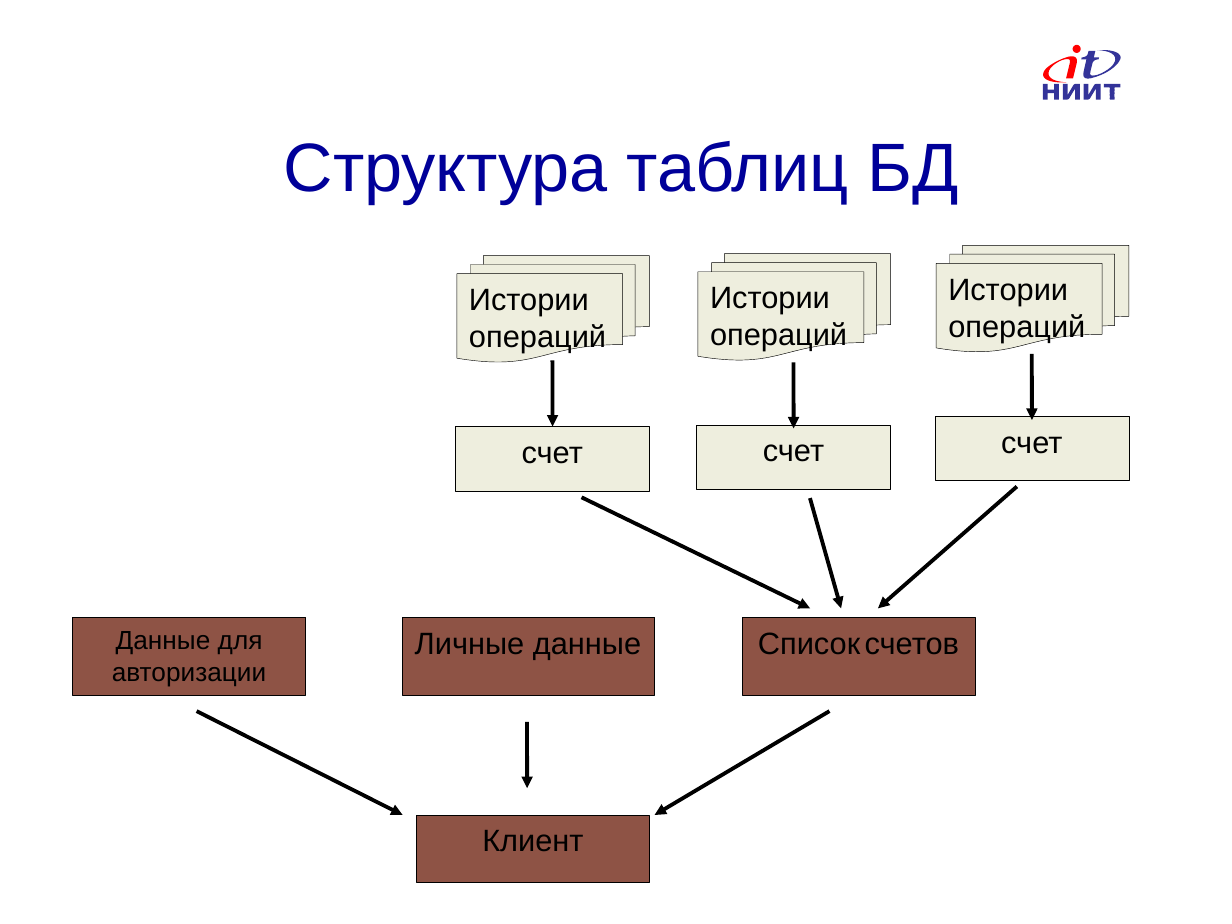
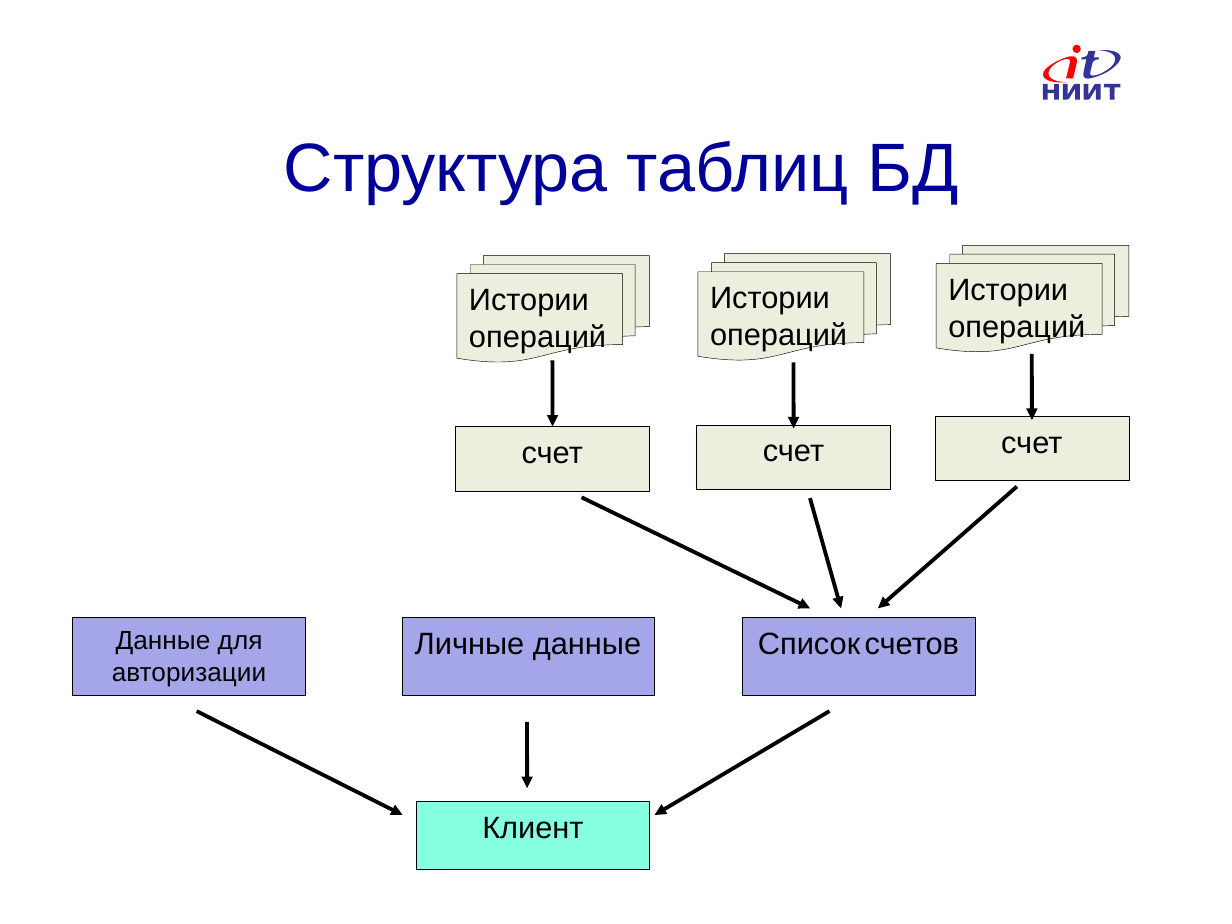
Before and after one commit to AndreyAMolkov/ProgramModelBank, a slide deck: slide 6 of BKP/molkov_bank_new.ppt. Drawn at 1232x924 pixels with LibreOffice and Linux fonts; fonts in the diff are those of the drawing; background and template pictures are left out. Boxes give left, top, right and bottom in pixels: in the first picture for what was removed or moved away, otherwise in the second. Text is boxed around its words. In the diff, an @@ line names an element or a change of style, - is before the commit and + after.

```diff
--- a/BKP/molkov_bank_new.ppt
+++ b/BKP/molkov_bank_new.ppt
@@ fill #8E5345 to #A5A5E9 in 3 elements at (742, 617, 975, 695), (403, 617, 655, 695), (73, 617, 306, 695) @@
@@ rectangle "Клиент": place and size @@
-rectangle "Клиент" at (416, 814, 649, 882)
+rectangle "Клиент" at (416, 802, 649, 870)
@@ rectangle "Клиент" at (416, 802, 649, 870): fill #8E5345 to #85FFE0 @@
```
Also in this commit, not shown: 1 other slide changed, 1 slide added, 1 slide removed.
